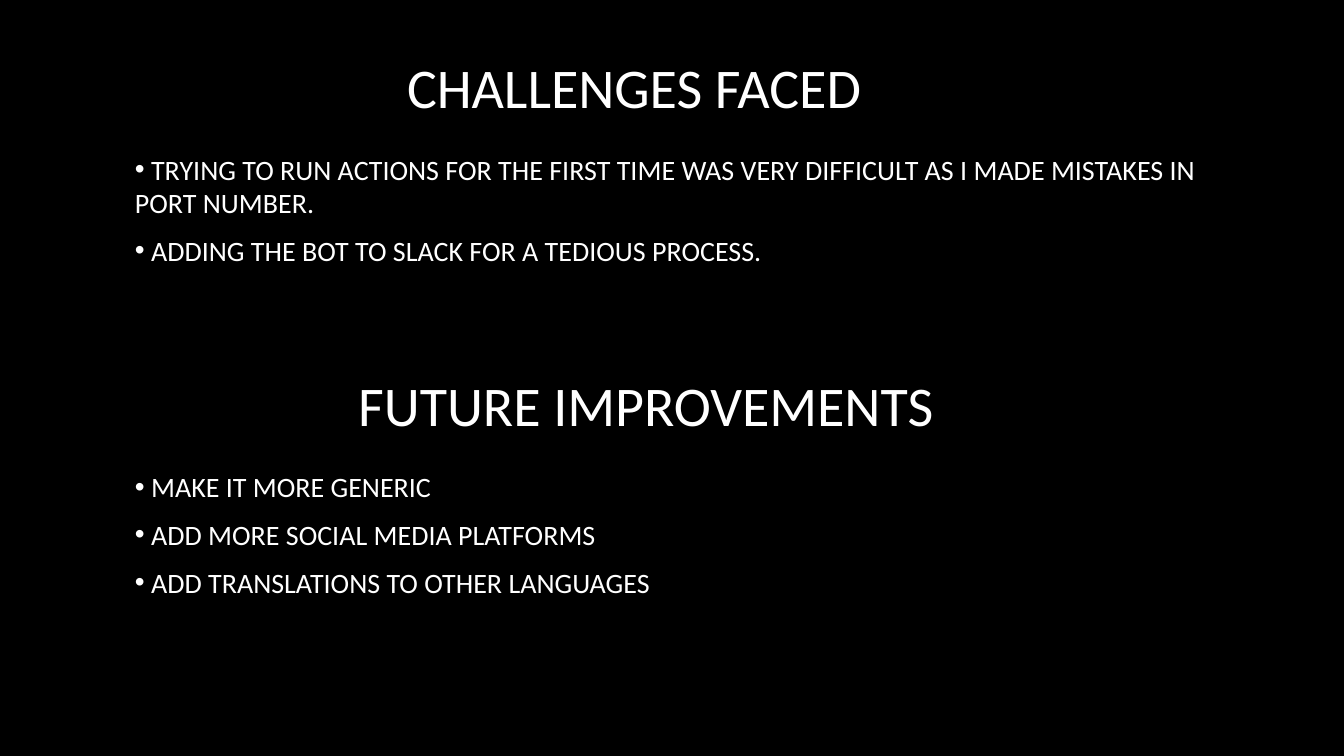
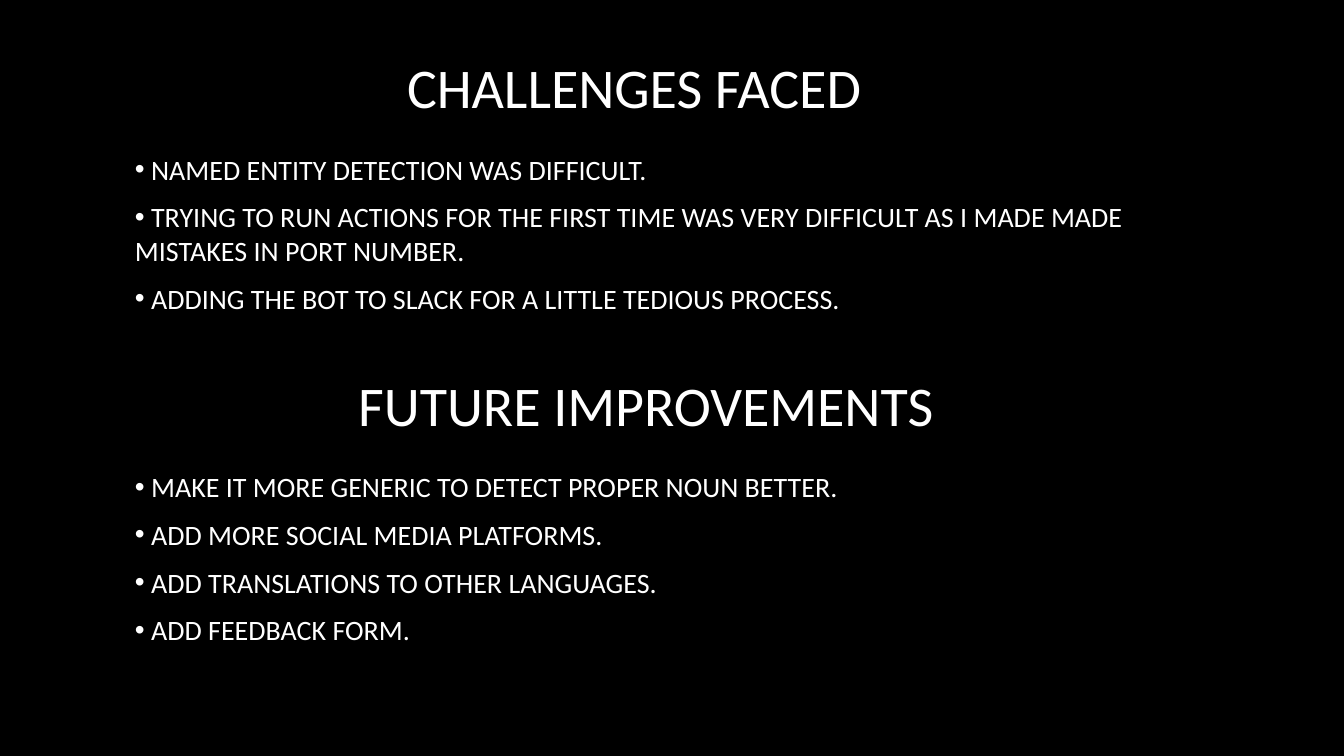
Before and after one commit to ketanmalempati/SocialMedia-ChatBot, a slide deck: slide 12 of CMPE-252 Social Media chatbot.pptx (slide 4 before the commit). Drawn at 1344x756 pixels with LibreOffice and Linux fonts; fonts in the diff are those of the drawing; background and template pictures are left out. Boxes give left, top, right and bottom in pixels: in the first picture for what was removed or moved away, otherwise in the second. Text is boxed around its words. In the diff, an @@ line names an element or a change of style, - is before the commit and + after.

Commit message:
updated ppt

```diff
--- a/CMPE-252 Social Media chatbot.pptx
+++ b/CMPE-252 Social Media chatbot.pptx
@@ text at (135,161,1122,310): text changed @@
-• TRYING TO RUN ACTIONS FOR THE FIRST TIME WAS VERY DIFFICULT AS I MADE MISTAKES IN PORT NUMBER.
-• ADDING THE BOT TO SLACK FOR A TEDIOUS PROCESS.
+• NAMED ENTITY DETECTION WAS DIFFICULT.
+• TRYING TO RUN ACTIONS FOR THE FIRST TIME WAS VERY DIFFICULT AS I MADE MADE MISTAKES IN PORT NUMBER.
+• ADDING THE BOT TO SLACK FOR A LITTLE TEDIOUS PROCESS.
@@ text at (151,478,838,641): text changed @@
-• MAKE IT MORE GENERIC
-• ADD MORE SOCIAL MEDIA PLATFORMS
-• ADD TRANSLATIONS TO OTHER LANGUAGES
+• MAKE IT MORE GENERIC TO DETECT PROPER NOUN BETTER.
+• ADD MORE SOCIAL MEDIA PLATFORMS.
+• ADD TRANSLATIONS TO OTHER LANGUAGES.
+• ADD FEEDBACK FORM.
```
Also in this commit, not shown: 1 other slide changed, 9 slides added, 1 slide removed.
